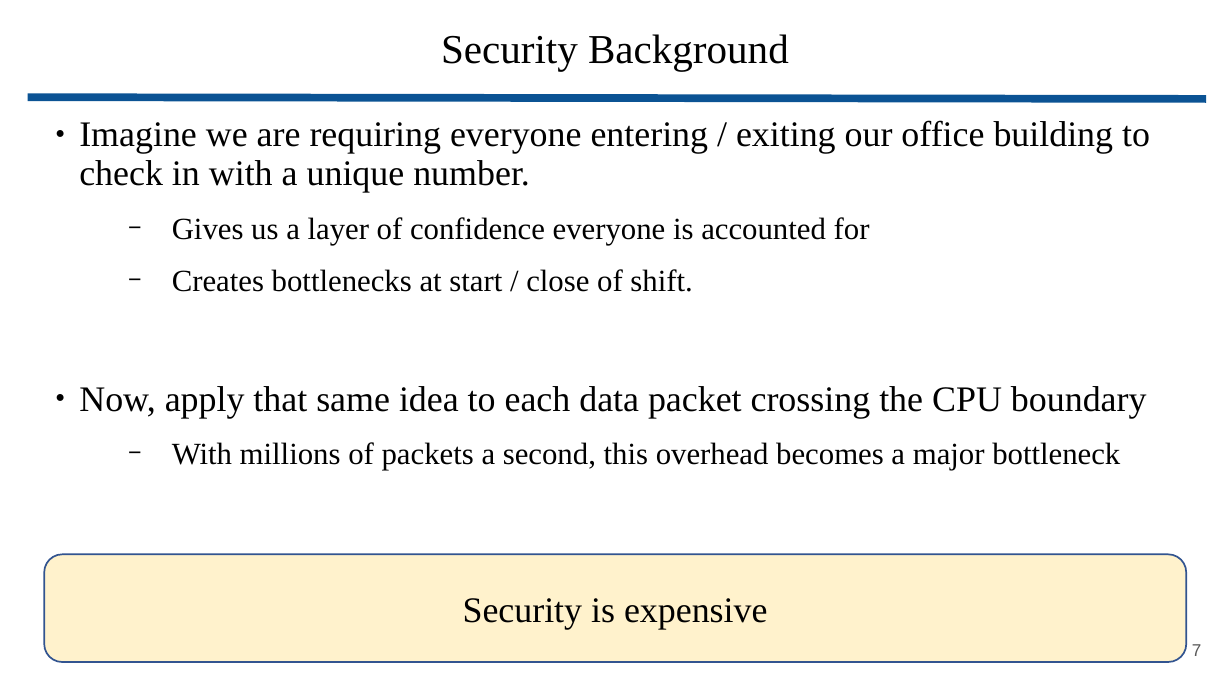
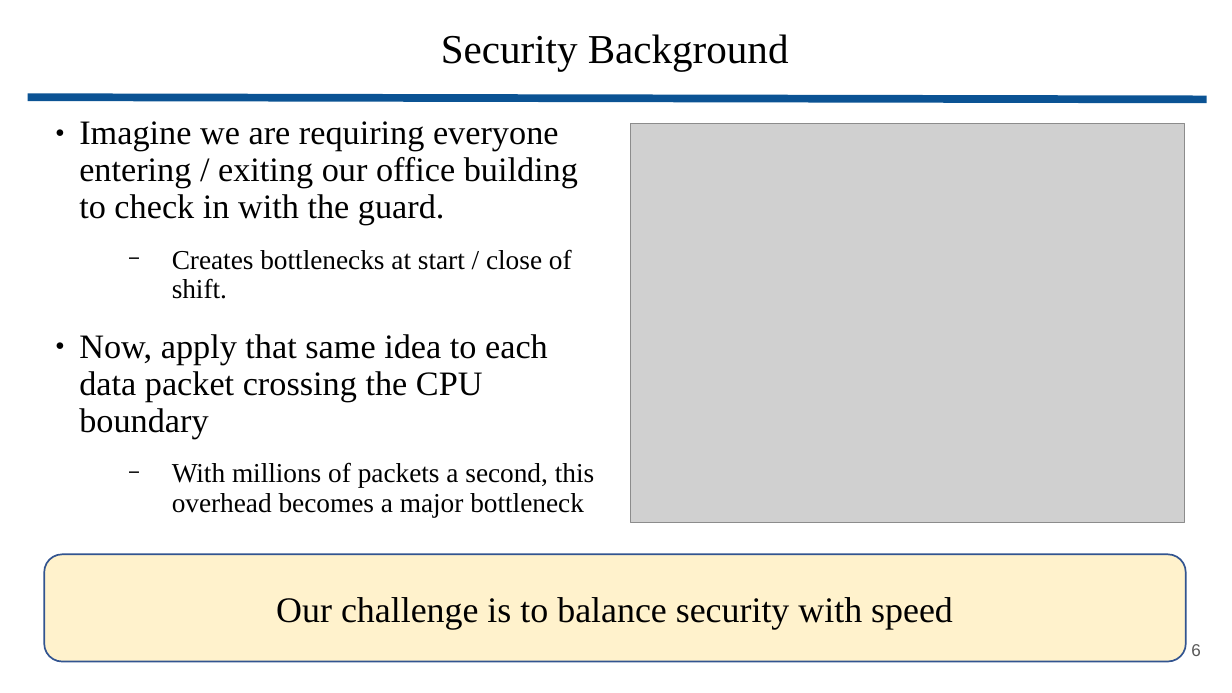
Before and after one commit to wbuziak/grad-research, a slide deck: slide 6 of resources/presentations/secure_mem_masters.pptx (slide 7 before the commit). Drawn at 1232x693 pixels with LibreOffice and Linux fonts; fonts in the diff are those of the drawing; grey boxes stand for pictures. Boxes give left, top, right and bottom in pixels: in the first picture for what was removed or moved away, otherwise in the second. Text is boxed around its words. In the diff, an @@ line names an element or a change of style, - is before the commit and + after.

```diff
--- a/resources/presentations/secure_mem_masters.pptx
+++ b/resources/presentations/secure_mem_masters.pptx
@@ text at box(79, 121, 578, 225): text changed; size 21 to 20 pt @@
-● Imagine we are requiring everyone entering / exiting our office building to check in with a unique number.
-  − Gives us a layer of confidence everyone is accounted for
+● Imagine we are requiring everyone entering / exiting our office building to check in with the guard.
@@ picture added at box(631, 123, 1185, 522) @@
@@ text at box(79, 249, 594, 517): size 18 to 16 pt in "Creates bottlenecks at start / close of ...", "With millions of packets a second, this ..."; size 21 to 20 pt in "Now, apply that same idea to each ..." @@
@@ text in rounded rectangle at box(276, 597, 953, 629): text changed @@
-Security is expensive
+Our challenge is to balance security with speed
@@ page number at box(1191, 644, 1201, 656): text changed @@
-7
+6
```
Also in this commit, not shown: 13 other slides changed, 8 slides added, 10 slides removed, 23 other files.
